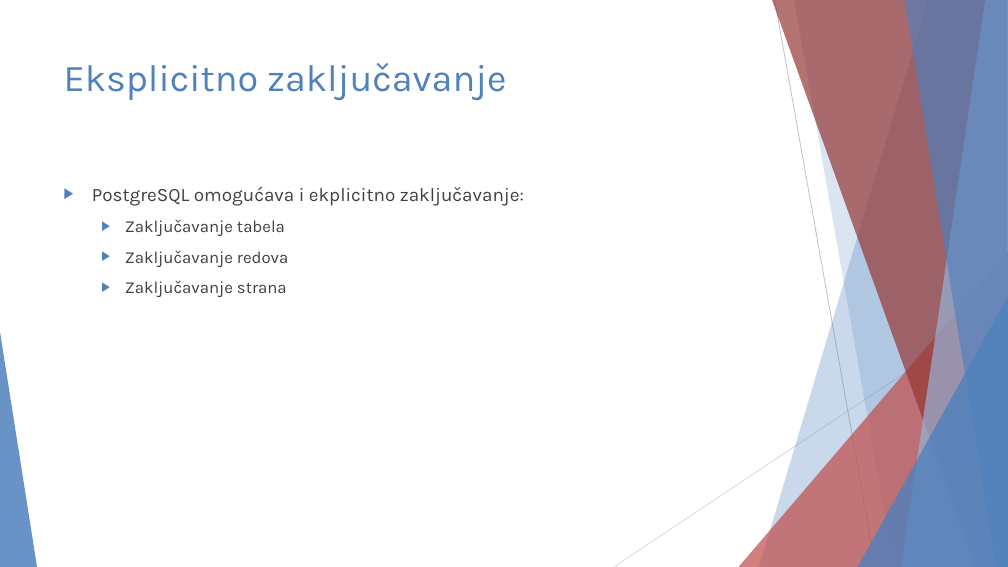
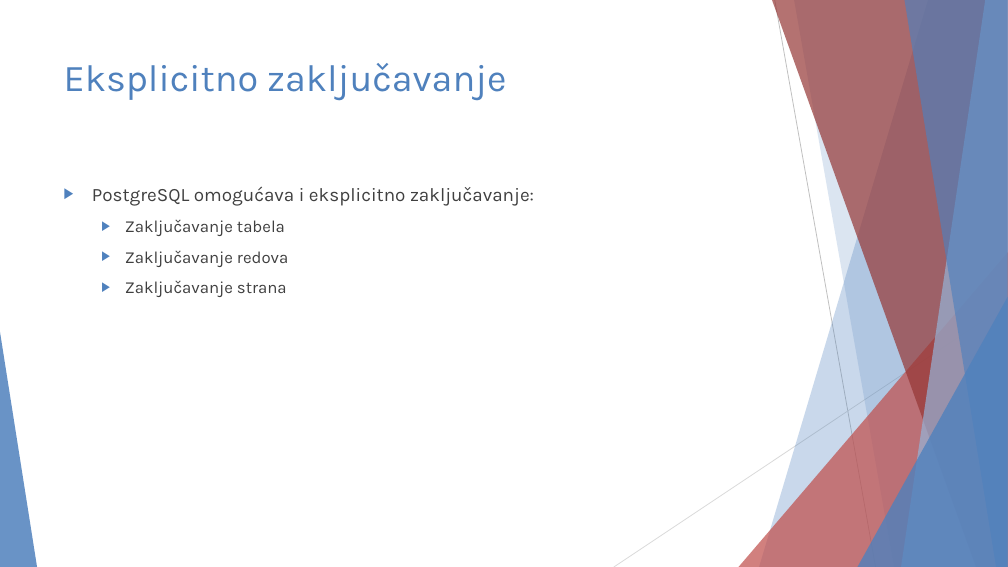
Before and after one commit to JKostov/dbms-1, a slide deck: slide 13 of transactions/PostgreSQL transactions - Julije Kostov 1026.pptx. Drawn at 1008x567 pixels with LibreOffice and Linux fonts; fonts in the diff are those of the drawing. Boxes give left, top, right and bottom in pixels: in the first picture for what was removed or moved away, otherwise in the second. Text is boxed around its words. In the diff, an @@ line names an element or a change of style, - is before the commit and + after.

```diff
--- a/transactions/PostgreSQL transactions - Julije Kostov 1026.pptx
+++ b/transactions/PostgreSQL transactions - Julije Kostov 1026.pptx
@@ text at [92,186,534,206]: text changed @@
-▶ PostgreSQL omogućava i ekplicitno zaključavanje:
+▶ PostgreSQL omogućava i eksplicitno zaključavanje:
```
Also in this commit, not shown: 5 other slides changed.
